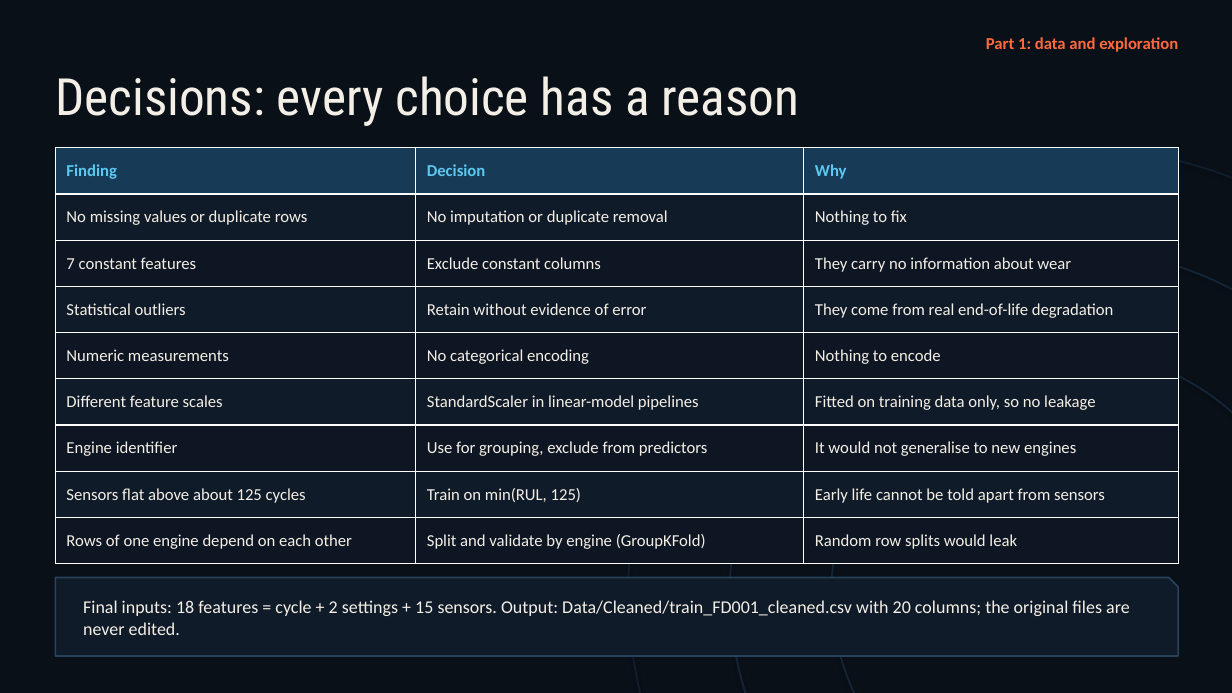
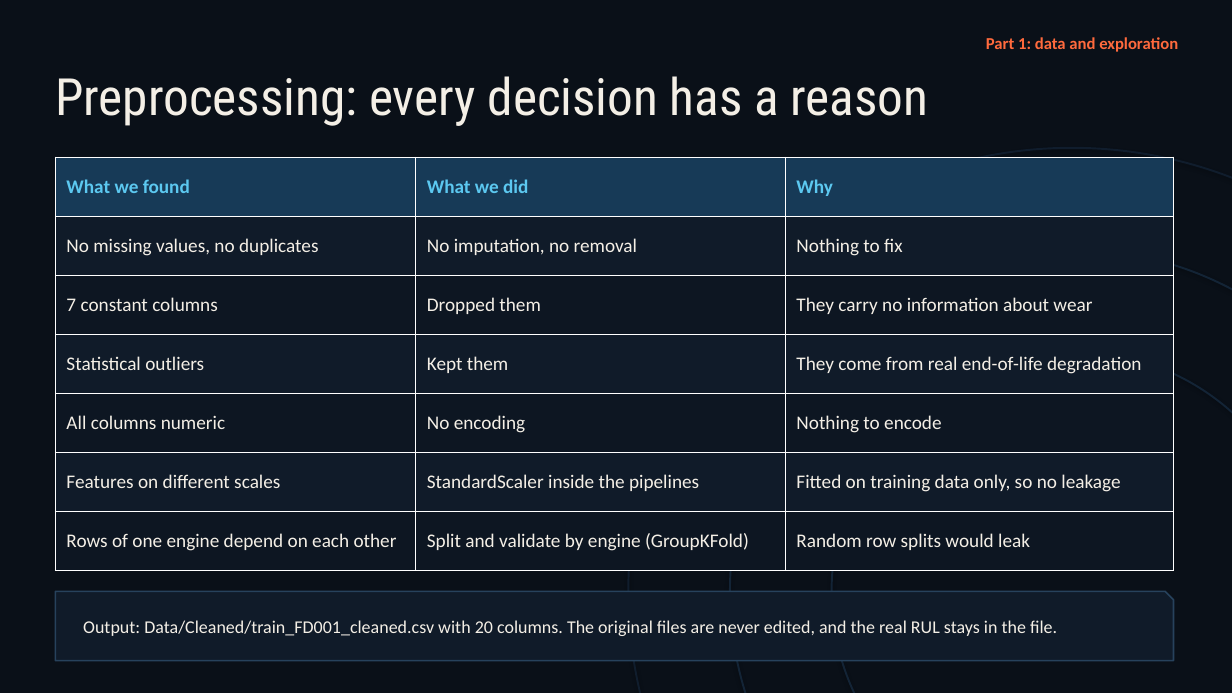
Before and after one commit to Shog7777/engine-rul-project, a slide deck: slide 5 of Presentation/Engine-RUL-Presentation.pptx (slide 14 before the commit). Drawn at 1232x693 pixels with LibreOffice and Linux fonts; fonts in the diff are those of the drawing. Boxes give left, top, right and bottom in pixels: in the first picture for what was removed or moved away, otherwise in the second. Text is boxed around its words. In the diff, an @@ line names an element or a change of style, - is before the commit and + after.

```diff
--- a/Presentation/Engine-RUL-Presentation.pptx
+++ b/Presentation/Engine-RUL-Presentation.pptx
@@ text at [55, 76, 929, 126]: text changed @@
-Decisions: every choice has a reason
+Preprocessing: every decision has a reason
@@ table at [55, 157, 1174, 571] @@
-row 1: Finding | Decision | Why
-row 2: No missing values or duplicate rows | No imputation or duplicate removal | Nothing to fix
-row 3: 7 constant features | Exclude constant columns | They carry no information about wear
-row 4: Statistical outliers | Retain without evidence of error | They come from real end-of-life degradation
-row 5: Numeric measurements | No categorical encoding | Nothing to encode
-row 6: Different feature scales | StandardScaler in linear-model pipelines | Fitted on training data only, so no leakage
-row 7: Engine identifier | Use for grouping, exclude from predictors | It would not generalise to new engines
-row 8: Sensors flat above about 125 cycles | Train on min(RUL, 125) | Early life cannot be told apart from sensors
+row 1: What we found | What we did | Why
+row 2: No missing values, no duplicates | No imputation, no removal | Nothing to fix
+row 3: 7 constant columns | Dropped them | They carry no information about wear
+row 4: Statistical outliers | Kept them | They come from real end-of-life degradation
+row 5: All columns numeric | No encoding | Nothing to encode
+row 6: Features on different scales | StandardScaler inside the pipelines | Fitted on training data only, so no leakage
@@ table: place and size @@
-table at [55, 148, 1178, 564]
+table at [55, 157, 1174, 571]
@@ snip rect: place and size @@
-snip rect at [55, 578, 1178, 656]
+snip rect at [55, 592, 1174, 661]
@@ text at [83, 620, 1057, 636]: text changed @@
-Final inputs: 18 features = cycle + 2 settings + 15 sensors. Output: Data/Cleaned/train_FD001_cleaned.csv with 20 columns; the original files are never edited.
+Output: Data/Cleaned/train_FD001_cleaned.csv with 20 columns. The original files are never edited, and the real RUL stays in the file.
```
Also in this commit, not shown: 5 other slides changed, 2 slides added, 19 slides removed, 1 other file.
